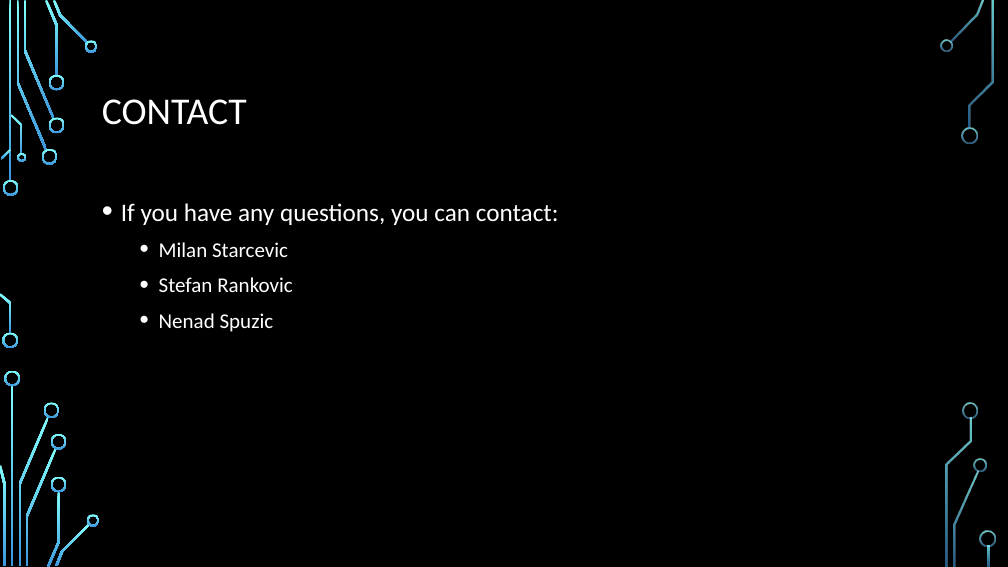
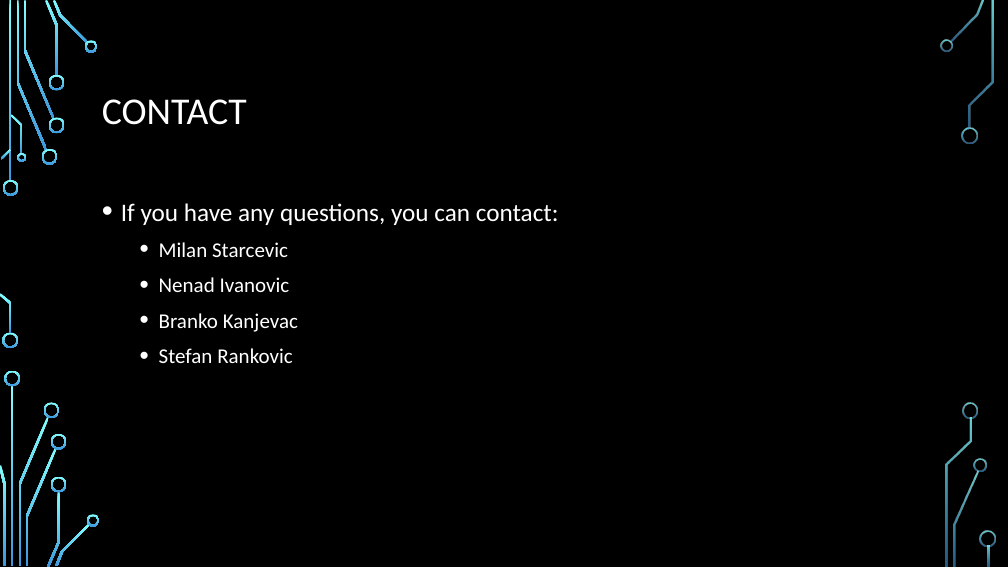
Before and after one commit to Zuehlke/security-onboarding, a slide deck: slide 7 of security/00-Introduction/Introduction.pptx. Drawn at 1008x567 pixels with LibreOffice and Linux fonts; fonts in the diff are those of the drawing; background and template pictures are left out. Boxes give left, top, right and bottom in pixels: in the first picture for what was removed or moved away, otherwise in the second. Text is boxed around its words. In the diff, an @@ line names an element or a change of style, - is before the commit and + after.

Commit message:
Modified  PPT

```diff
--- a/security/00-Introduction/Introduction.pptx
+++ b/security/00-Introduction/Introduction.pptx
@@ text at [159,277,298,332]: paragraphs added @@
+  • Nenad Ivanovic
+  • Branko Kanjevac
@@ text at [159,313,274,332]: paragraph removed @@
-  • Nenad Spuzic
```
